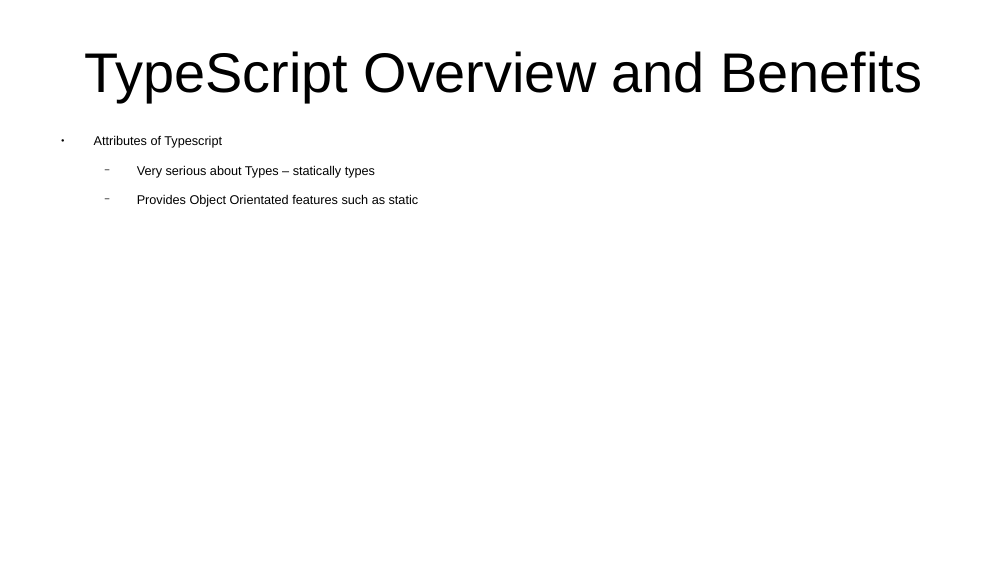
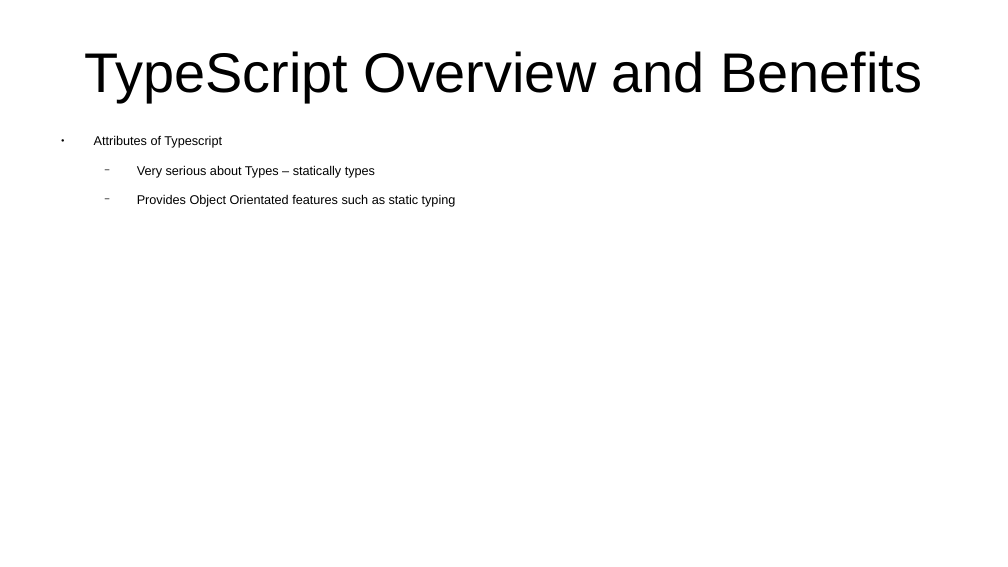
Before and after one commit to CharlesStockman/notesFromCourses, a slide deck: slide 2 of javascript/typescript/Introduction to Typescript Development.odp. Drawn at 1008x567 pixels with LibreOffice and Linux fonts; fonts in the diff are those of the drawing. Boxes give left, top, right and bottom in pixels: in the first picture for what was removed or moved away, otherwise in the second. Text is boxed around its words. In the diff, an @@ line names an element or a change of style, - is before the commit and + after.

```diff
--- a/javascript/typescript/Introduction to Typescript Development.odp
+++ b/javascript/typescript/Introduction to Typescript Development.odp
@@ text at bbox=[137, 194, 456, 207]: text changed @@
-  − Provides Object Orientated features such as static
+  − Provides Object Orientated features such as static typing
```
Also in this commit, not shown: 6 other slides changed, 8 slides added, 14 other files.
